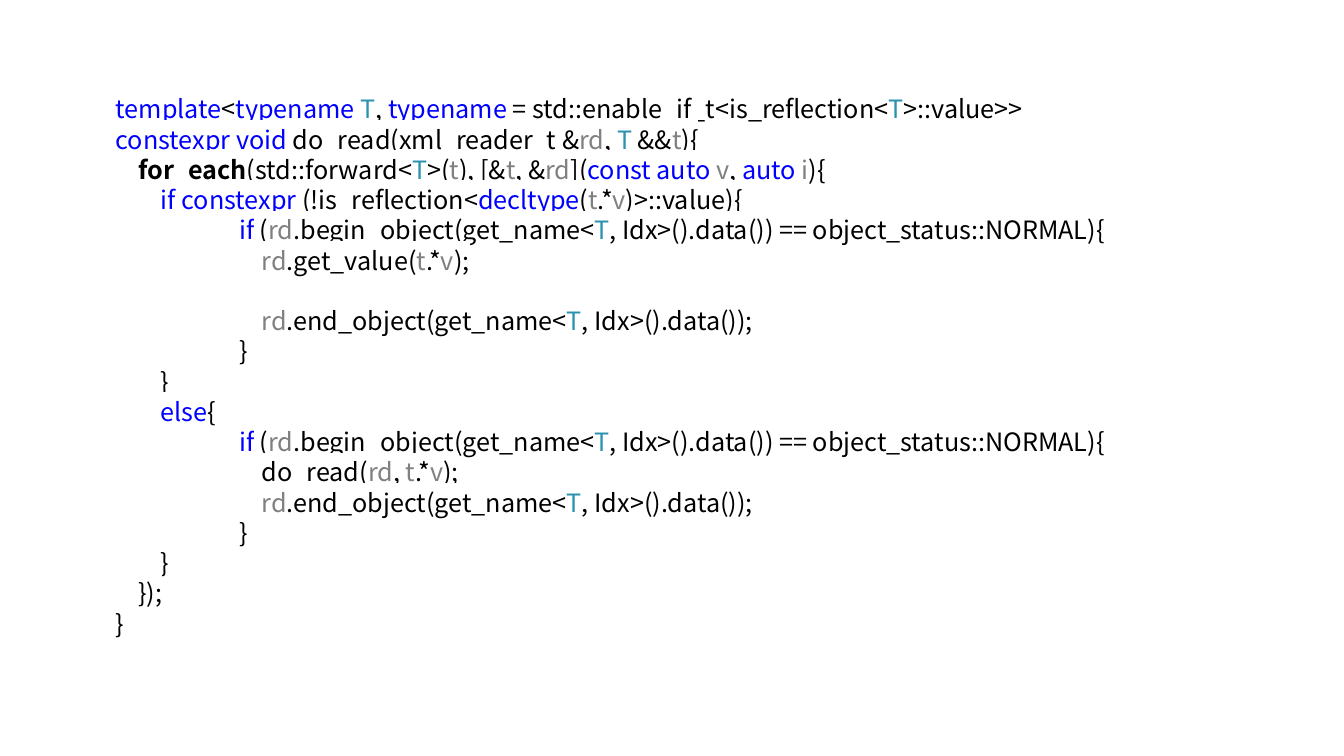
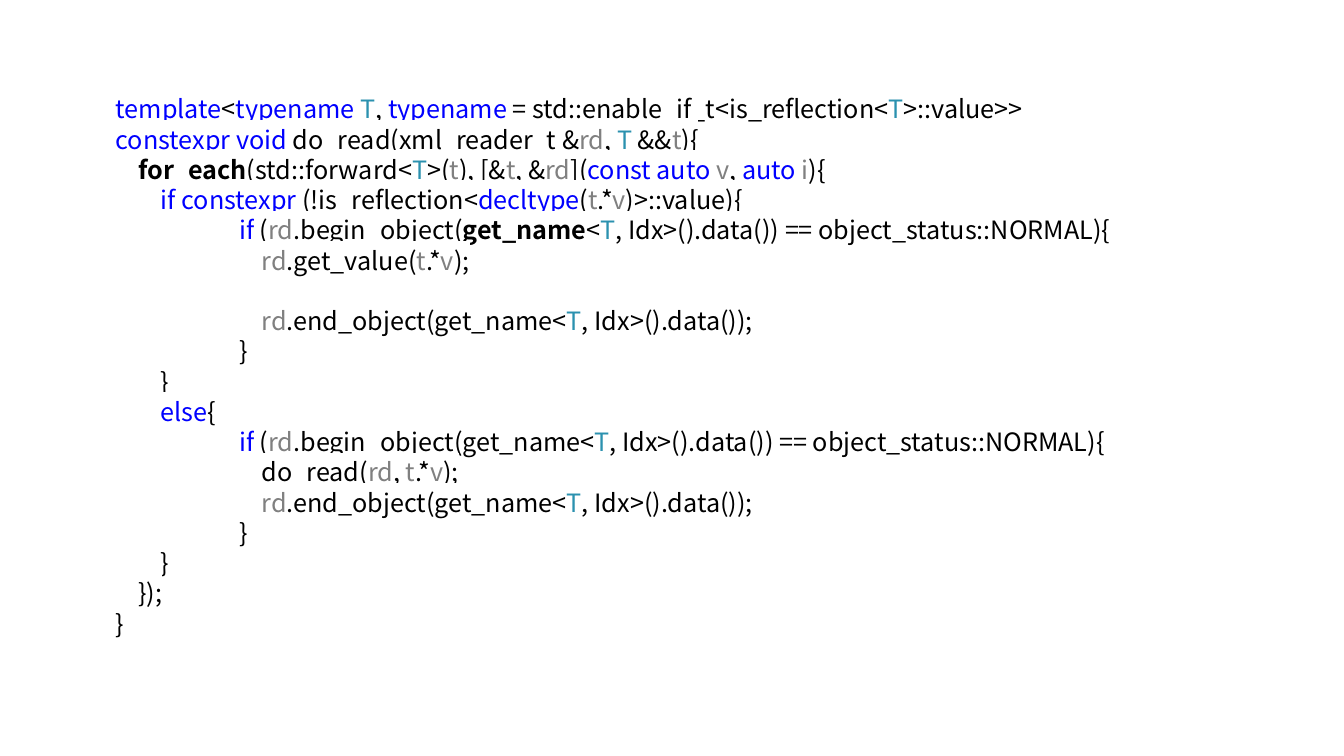
Before and after one commit to qicosmos/cppcon2017, a slide deck: slide 53 of cppcon2017.pptx. Drawn at 1344x756 pixels with LibreOffice and Linux fonts; fonts in the diff are those of the drawing. Boxes give left, top, right and bottom in pixels: in the first picture for what was removed or moved away, otherwise in the second. Text is boxed around its words. In the diff, an @@ line names an element or a change of style, - is before the commit and + after.

```diff
--- a/cppcon2017.pptx
+++ b/cppcon2017.pptx
@@ text at (239,218,1111,245): bold on in "(rd.begin_object(get_name<T," @@
```
Also in this commit, not shown: 5 other slides changed, 1 slide added, 1 slide removed.
